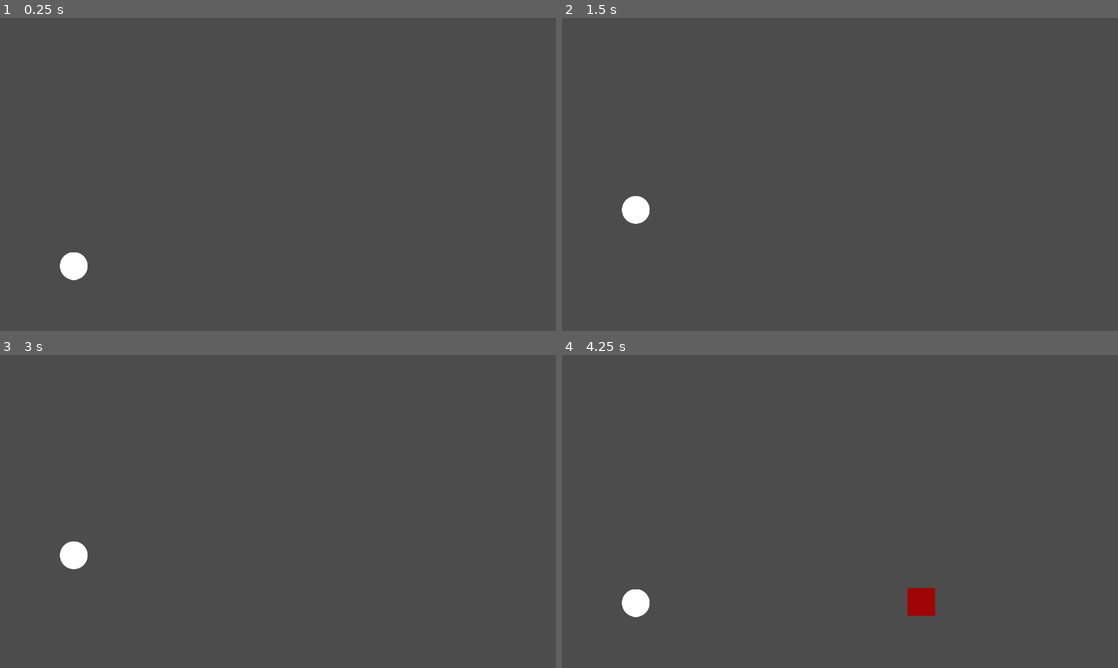
Above: before the commit, frames 1-4 (two rows, left to right).
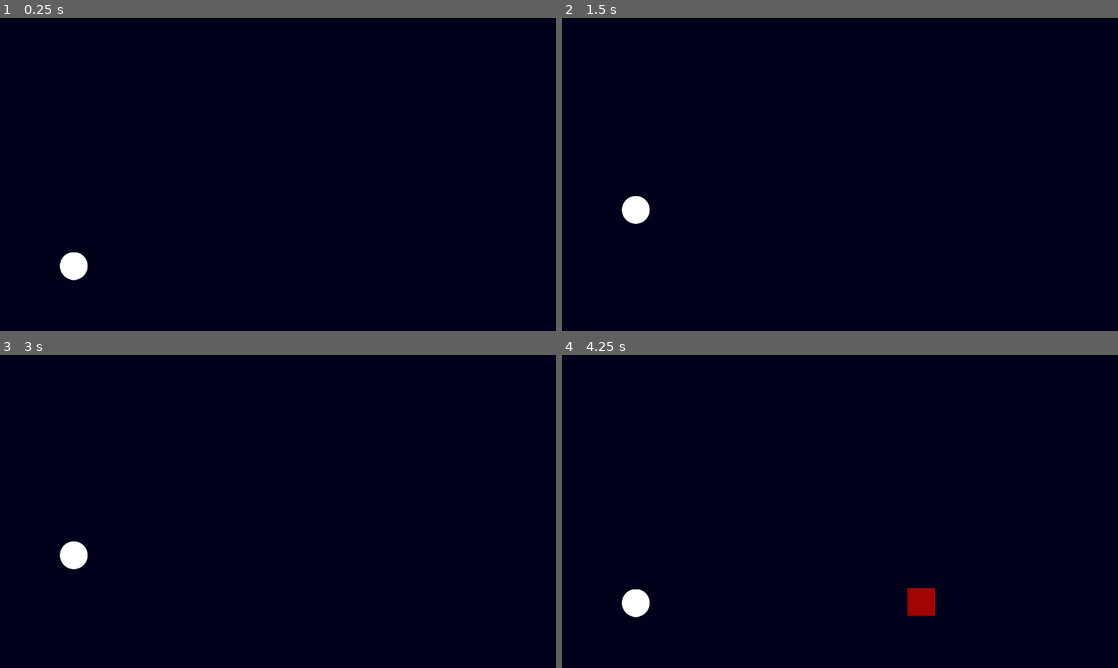
Above: after the commit, the same moments.

Repository: deutandev/Godot-Egg-Roll
Game: Godot game, scene res://src/Main/Main.tscn
Two runs of this game, one before a commit and one after it. Both use one fixed random seed, a clock stepped at 60 frames per second and the inputs below.
Inputs:
- Up to frame 1 (0.25 s): no input
- Up to frame 2 (1.5 s): tap Enter at 0.5 s; tap Space (jump) at 0.77 s
- Up to frame 3 (3 s): tap Space (jump) at 1.52, 2.75 s
- Up to frame 4 (4.25 s): tap Space (jump) at 3.02, 3.77 s

The runs differ from the first frame. In frame 1, 100% of the frame differs, in the area x 0-100%, y 0-100%; in frame 2, 100%; in frame 3, 100%; in frame 4, 99%.

Commit message:
Add Background

Diff:
--- a/src/Main/Main.tscn
+++ b/src/Main/Main.tscn
@@ -1,16 +1,14 @@
-[gd_scene load_steps=4 format=2]
+[gd_scene load_steps=5 format=2]
 
 [ext_resource path="res://src/Player/Player.tscn" type="PackedScene" id=1]
 [ext_resource path="res://src/Main/Main.gd" type="Script" id=2]
+[ext_resource path="res://src/bg/Background.tscn" type="PackedScene" id=3]
 
 [sub_resource type="RectangleShape2D" id=1]
 extents = Vector2( 57.145, 8.00006 )
 
 [node name="Main" type="Node2D"]
 script = ExtResource( 2 )
-__meta__ = {
-"_edit_horizontal_guides_": [ 600.0 ]
-}
 
 [node name="PlayerNode" parent="." instance=ExtResource( 1 )]
 position = Vector2( 169.897, 568 )
@@ -28,4 +26,6 @@
 [node name="ObstacleTimer" type="Timer" parent="."]
 wait_time = 3.0
 autostart = true
+
+[node name="Background" parent="." instance=ExtResource( 3 )]
 [connection signal="timeout" from="ObstacleTimer" to="." method="_on_ObstacleTimer_timeout"]
--- /dev/null
+++ b/src/bg/Background.tscn
@@ -0,0 +1,13 @@
+[gd_scene format=2]
+
+[node name="Background" type="CanvasLayer"]
+
+[node name="ParallaxBackground" type="ParallaxBackground" parent="."]
+
+[node name="ColorRect" type="ColorRect" parent="ParallaxBackground"]
+anchor_right = 1.0
+anchor_bottom = 1.0
+color = Color( 0, 0, 0.109804, 1 )
+__meta__ = {
+"_edit_use_anchors_": false
+}
Not shown, changed: .mono/metadata/ide_messaging_meta.txt
